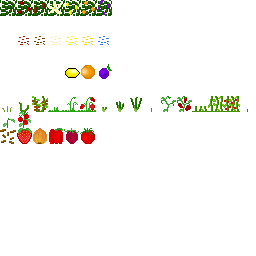
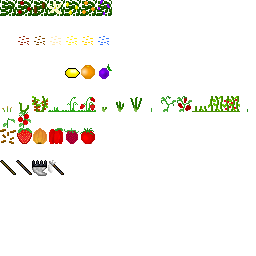
The second 256px x 256px image is a revision of the first. Changes to its layers:
added layer "Pasted Layer #45" above "Pasted Layer #44" over [48, 160, 64, 175]
added layer "Pasted Layer #44" above "Pasted Layer #43" over [32, 160, 47, 176]
added layer "Pasted Layer #43" above "Pasted Layer #42" over [16, 160, 32, 175]
added layer "Pasted Layer #42" above "Pasted Layer #40" over [0, 160, 16, 175]
